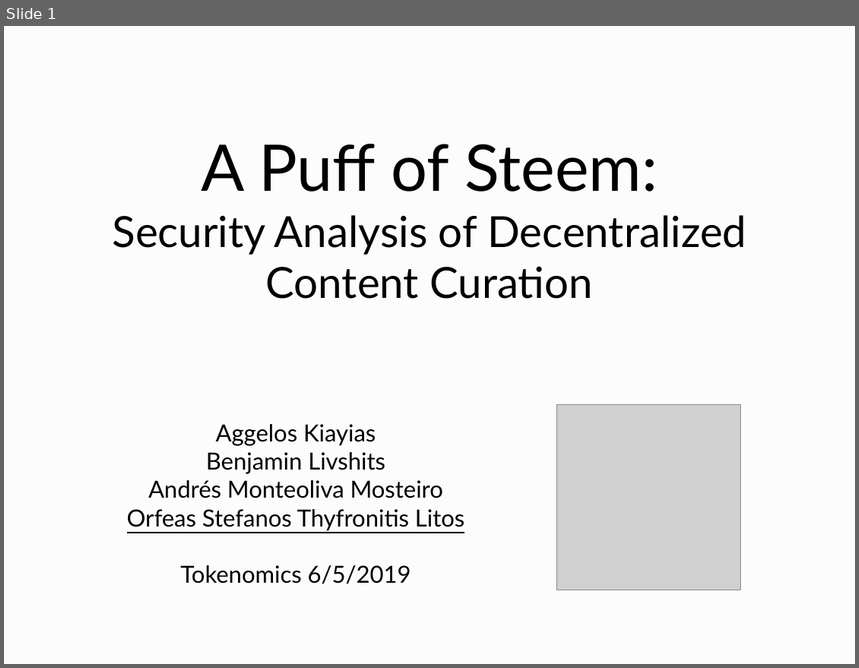
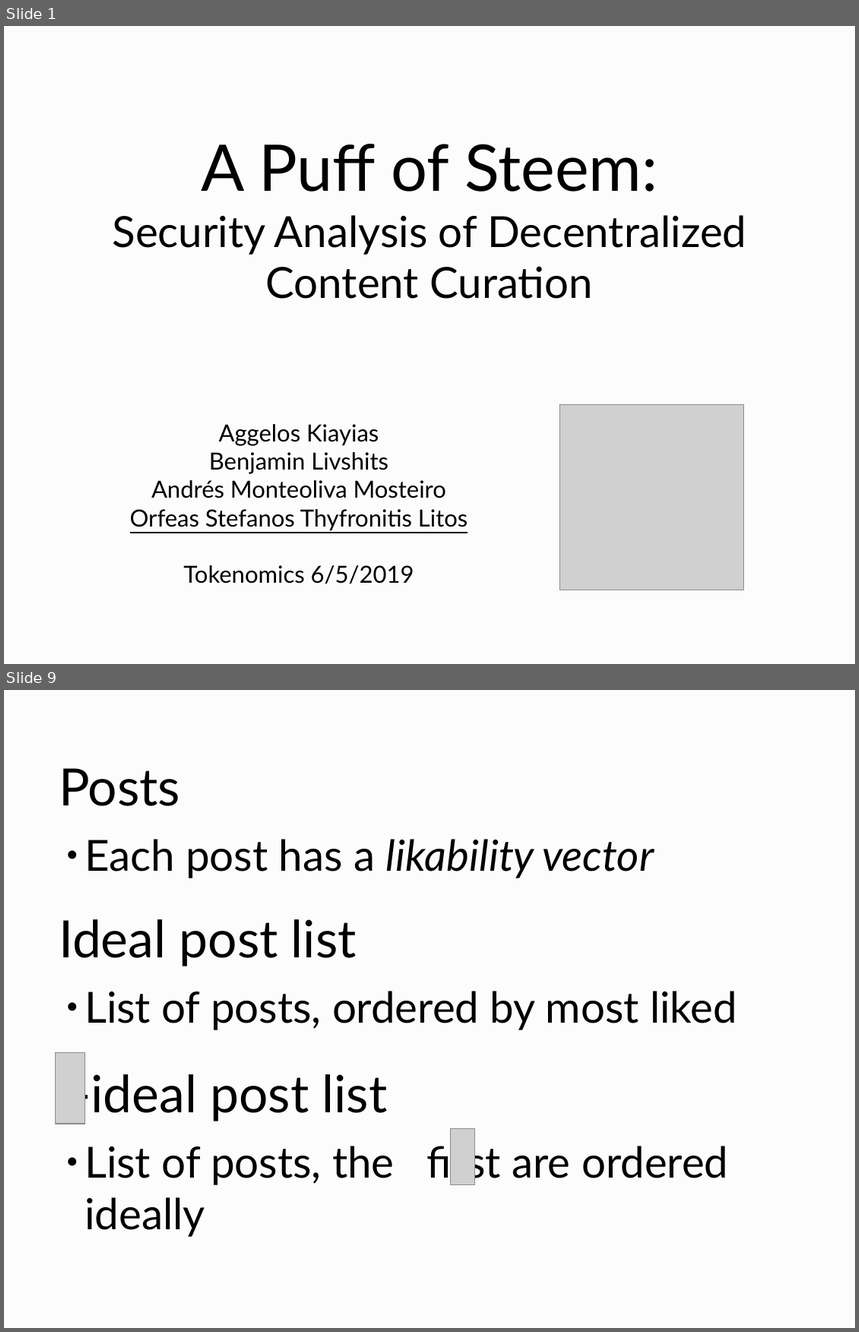
Before and after one commit to curationTeam/fairPostOrdering, a slide deck: slides/slides.odp. Shown one above the other, each under a label of ours: slide 1 before the commit, slides 1 and 9 after it; the slides between them are not shown. The pictures are 859x668 and 859x1332 pixels, drawn with LibreOffice and Linux fonts; fonts in the diff are those of the drawing; grey boxes stand for pictures. Boxes give left, top, right and bottom in pixels: in the first picture for what was removed or moved away, otherwise in the second. Text is boxed around its words. In the diff, an @@ line names an element or a change of style, - is before the commit and + after.

```diff
--- a/slides/slides.odp
+++ b/slides/slides.odp
@@ slide 9 added at (4, 690, 855, 1328), background #FCFCFC @@
@@ title added at (59, 768, 180, 806), 48 pt, text #000000 @@
+Posts
@@ text added at (85, 839, 655, 878), 40 pt, text #000000, italic @@
+● Each post has a likability vector
@@ title added at (59, 920, 357, 967), 48 pt, text #000000 @@
+Ideal post list
@@ text added at (85, 991, 737, 1030), 40 pt, text #000000 @@
+● List of posts, ordered by most liked
@@ picture added at (56, 1053, 85, 1124) @@
@@ title added at (72, 1068, 388, 1122), 48 pt, text #000000 @@
+-ideal post list
@@ text added at (85, 1141, 728, 1237), 40 pt, text #000000 @@
+● List of posts, the first are ordered ideally
@@ picture added at (450, 1129, 474, 1186) @@
@@ slide 1 changed as well @@
@@ picture: place and size @@
-picture at (557, 405, 741, 591)
+picture at (560, 405, 744, 591)
@@ text "Aggelos Kiayias": place and size @@
-text "Aggelos Kiayias" at (127, 424, 465, 585)
+text "Aggelos Kiayias" at (130, 424, 468, 585)
```
Also in this commit, not shown: 19 other slides added, 1 slide removed.
